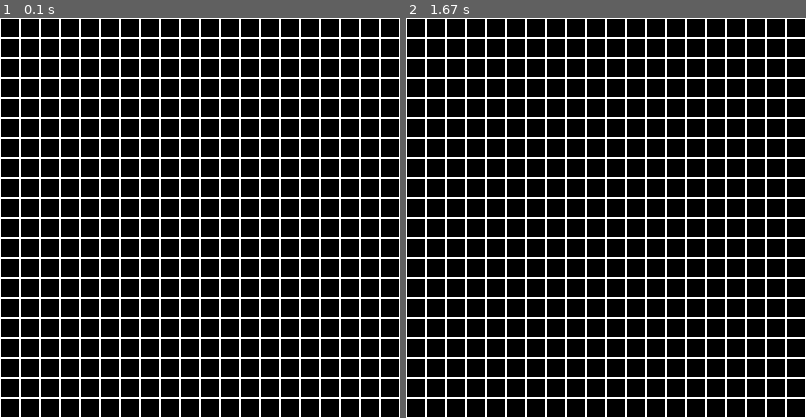
Above: before the commit, frames 1-2 (left to right).
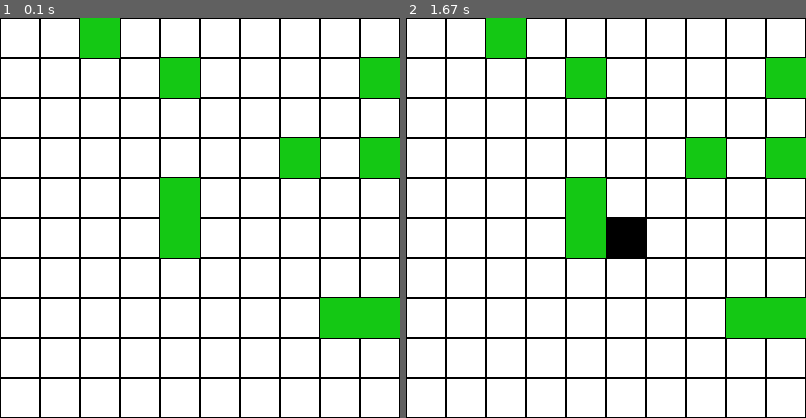
Above: after the commit, the same moments.

Repository: theshubhagrwl/minesweeper-pygame
Game: pygame game, started from game.py
Two runs of this game, one before a commit and one after it. Both use one fixed random seed, a clock stepped at 60 frames per second and the inputs below.
Inputs (mouse positions are in pixels of both pictures, inside the frame that each line leads up to):
- Up to frame 1 (0.1 s): no input
- Up to frame 2 (1.67 s): click (606, 218) at 0.38 s

The runs differ from the first frame. In frame 1, 92% of the frame differs, in the area x 0-100%, y 0-100%; in frame 2, 91%.

Commit message:
added place mines function

Diff:
--- a/game.py
+++ b/game.py
@@ -1,20 +1,32 @@
 import pygame
 import sys
+import random
+
 
 WINDOW_SIZE = 400
-GRIDBOX_SIZE = 20
+GRIDBOX_SIZE = 40
+MINES = 10
+ROWS = 10
+COLS = 10
 
 # RGB
 WHITE = (255, 255, 255)
 BLACK = (0, 0, 0)
+GREEN = (20, 200, 20)
+
+realBoard = [[False]*COLS for i in range(ROWS)]
+gameBoard = [[False]*COLS for i in range(ROWS)]
 
 
 def main():
     global SCREEN, CLOCK
     SCREEN = pygame.display.set_mode((WINDOW_SIZE, WINDOW_SIZE))
+    pygame.display.set_caption("MINESWEEPER")
     CLOCK = pygame.time.Clock()
     pygame.init()
-    SCREEN.fill(BLACK)
+    SCREEN.fill(WHITE)
+    showGrid()
+    placeMines()
 
     while True:
         for event in pygame.event.get():
@@ -22,10 +34,35 @@
                 sys.exit()
             if event.type == pygame.KEYDOWN and event.key == pygame.K_ESCAPE:
                 sys.exit()
+            if event.type == pygame.MOUSEBUTTONDOWN:
+                x, y = pygame.mouse.get_pos()
+                r = getGridRect(x, y)
+                pygame.draw.rect(SCREEN, BLACK, r)
 
-        showGrid()
         pygame.display.update()
         CLOCK.tick(60)
+
+
+def placeMines():
+    for i in range(MINES+1):
+        mine_x = random.randrange(WINDOW_SIZE)
+        mine_y = random.randrange(WINDOW_SIZE)
+        r = getGridRect(mine_x, mine_y)
+        print(r)
+        x = mine_x//GRIDBOX_SIZE
+        y = mine_y//GRIDBOX_SIZE
+        realBoard[y][x] = True
+        pygame.draw.rect(SCREEN, GREEN, r)
+    print(realBoard)
+
+
+def getGridRect(x, y):
+    rect = pygame.Rect(0, 0, GRIDBOX_SIZE, GRIDBOX_SIZE)
+    for i in range(0, (x//GRIDBOX_SIZE)+1):
+        for j in range(0, (y//GRIDBOX_SIZE)+1):
+            rect = pygame.Rect(i*GRIDBOX_SIZE, j*GRIDBOX_SIZE,
+                               GRIDBOX_SIZE, GRIDBOX_SIZE)
+    return rect
 
 
 def showGrid():
@@ -33,7 +70,7 @@
         for y in range(WINDOW_SIZE//GRIDBOX_SIZE):
             rect = pygame.Rect(x*GRIDBOX_SIZE, y*GRIDBOX_SIZE,
                                GRIDBOX_SIZE, GRIDBOX_SIZE)
-            pygame.draw.rect(SCREEN, WHITE, rect, 1)
+            pygame.draw.rect(SCREEN, BLACK, rect, 1)
 
 
 if __name__ == "__main__":
